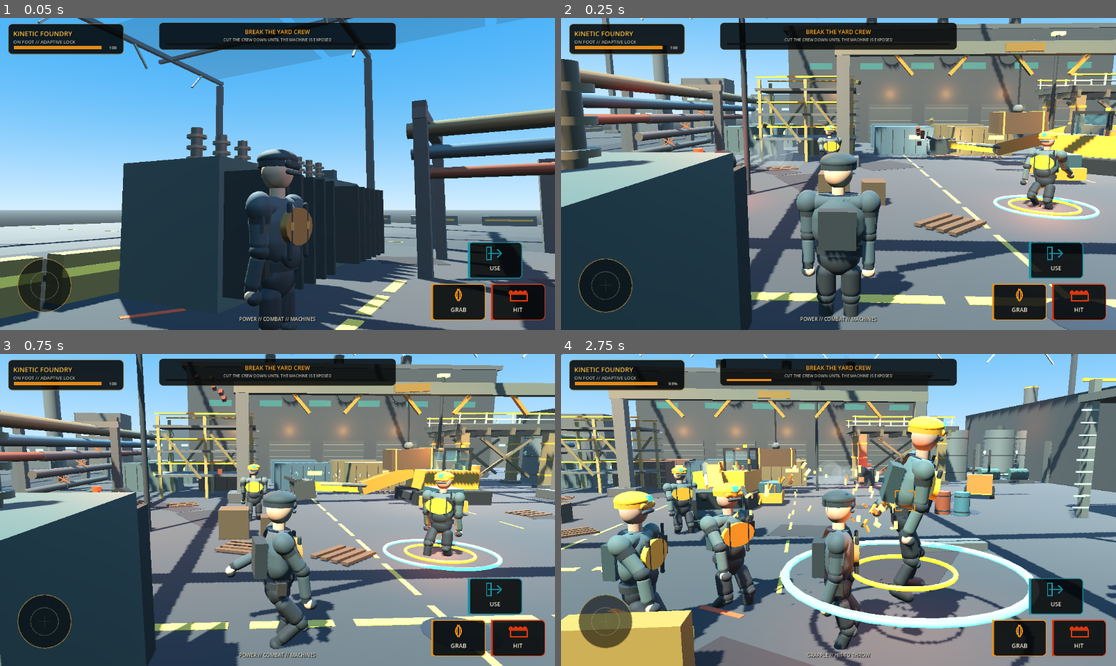
Above: before the commit, frames 1-4 (two rows, left to right).
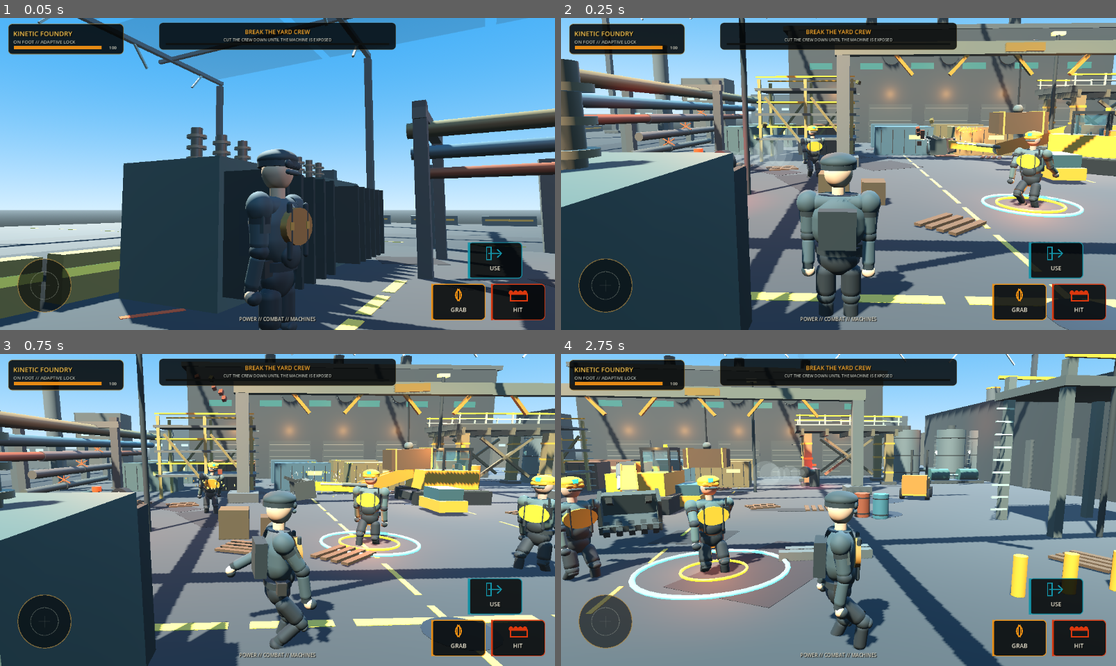
Above: after the commit, the same moments.

Repository: IssisX/kinetic-foundry-
Game: Godot game, scene res://Main.tscn
The game is run twice, just before and just after one commit, with the same random seed, the same clock (stepped at 60 frames per second) and the same inputs.
Inputs (mouse positions are in pixels of both pictures, inside the frame that each line leads up to):
- Up to frame 1 (0.05 s): no input
- Up to frame 2 (0.25 s): no input
- Up to frame 3 (0.75 s): move the mouse to (399, 494) at 0.52 s; hold D from 0.53 s (still down); hold E from 0.53 s (still down); click (399, 494) at 0.67 s
- Up to frame 4 (2.75 s): release D at 1.25 s; release E at 1.25 s; drag from (727, 525) to (810, 572) at 1.27 s; move the mouse to (894, 441) at 2.02 s; hold D from 2.03 s (still down); hold K from 2.03 s (still down)

Frame 1 is identical in both runs. In frame 2, 3.7% of the frame differs, in the area x 43-98%, y 32-65%; in frame 3, 7.7%; in frame 4, 62%, in the area x 0-100%, y 0-100%.

Commit message:
Add hydraulic rupture and steel-contact material response

Diff:
--- a/scripts/excavator_contact.gd
+++ b/scripts/excavator_contact.gd
@@ -1,4 +1,9 @@
 extends "res://scripts/excavator.gd"
+
+const MaterialFx = preload("res://scripts/material_fx.gd")
+
+var _hydraulic_fx_budget := 0.0
+var _previous_hydraulic_health := 260.0
 
 func get_operator_view_anchor() -> Node3D:
     return get_node_or_null("OperatorView") as Node3D
@@ -17,6 +22,34 @@
         "right_hint": "SWING BOOM / LIFT",
         "center_hint": "BUCKET FORCE + LOAD PATH"
     }
+
+func _physics_process(delta: float) -> void:
+    _hydraulic_fx_budget = maxf(0.0, _hydraulic_fx_budget - delta)
+    super(delta)
+
+func _apply_machine_damage(amount: float, direction: Vector3) -> void:
+    var hydraulic_before := hydraulic_health
+    super(amount, direction)
+    var hydraulic_loss := maxf(0.0, hydraulic_before - hydraulic_health)
+
+    if amount >= 10.0:
+        MaterialFx.steel(
+            get_parent(),
+            global_position + Vector3.UP * 1.55 + direction.normalized() * 0.6,
+            direction,
+            clampf(amount / 18.0, 0.6, 4.0)
+        )
+
+    if hydraulic_loss > 2.0 and hydraulic_health < 190.0 and _hydraulic_fx_budget <= 0.0:
+        var rupture_strength := clampf((260.0 - hydraulic_health) / 62.0, 0.8, 4.5)
+        MaterialFx.hydraulic(
+            get_parent(),
+            _boom.to_global(Vector3(0.40, 0.18, -1.6)) if _boom != null else global_position + Vector3.UP * 2.4,
+            direction + Vector3.UP * 0.55,
+            rupture_strength
+        )
+        _hydraulic_fx_budget = lerpf(1.1, 0.35, clampf((190.0 - hydraulic_health) / 150.0, 0.0, 1.0))
+    _previous_hydraulic_health = hydraulic_health
 
 func _collect_hard_arm_contacts() -> Array[Node]:
     var contacts: Array[Node] = []
@@ -96,6 +129,13 @@
                 body.apply_impulse(direction * impulse_mag + Vector3.UP * body.mass * 0.55, contact_offset)
                 body.apply_torque_impulse(Vector3(direction.z, 0.18, -direction.x) * body.mass * minf(speed, 8.0) * 0.28)
 
-    if not affected.is_empty() and player_driver != null and camera_rig != null and camera_rig.has_method("add_machine_impulse"):
-        var local_bump := Vector3(direction.x, minf(speed * 0.035, 0.7), direction.z)
-        camera_rig.add_machine_impulse(clampf(0.010 + speed * 0.0018, 0.012, 0.050), local_bump)
+    if not affected.is_empty():
+        MaterialFx.steel(
+            get_parent(),
+            _tool.global_position,
+            direction,
+            clampf(force / 42.0, 0.7, 3.6)
+        )
+        if player_driver != null and camera_rig != null and camera_rig.has_method("add_machine_impulse"):
+            var local_bump := Vector3(direction.x, minf(speed * 0.035, 0.7), direction.z)
+            camera_rig.add_machine_impulse(clampf(0.010 + speed * 0.0018, 0.012, 0.050), local_bump)
